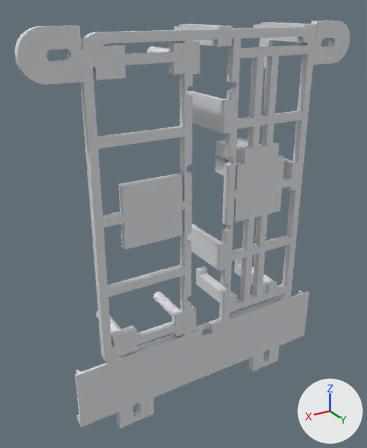
The glTF model exports/lilygo_a7670_simhat_carrier.glb, before and after one commit.
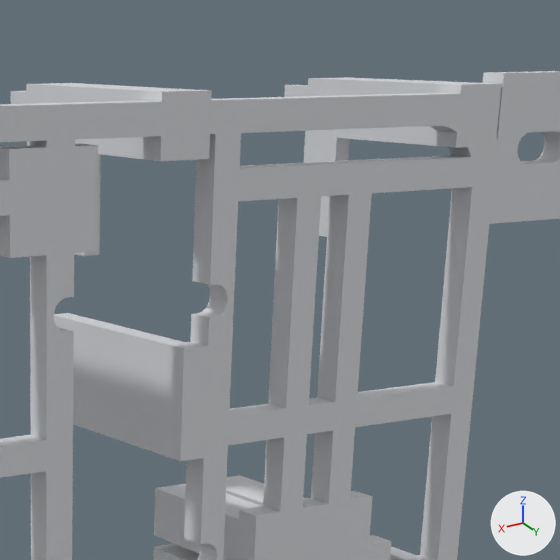
Old and new are each drawn whole from a camera (50 mm lens) standing at (104.0, 153.2, 69.3) and looking at (1.7, -17.2, -16.0) and again close up on the part from 47% to 91% of the width and 0% to 36% of the height. The lights are fixed; the arrows at lower right show +X, +Y and +Z. The last two pictures show the newer version.

The first close-up shows 'carrier_ref'.
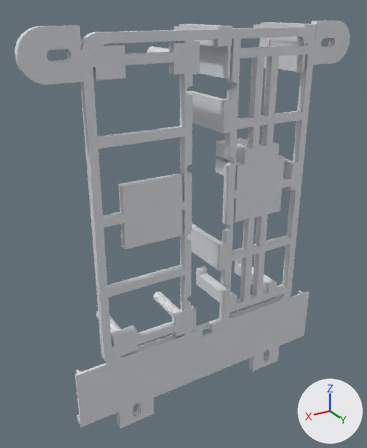
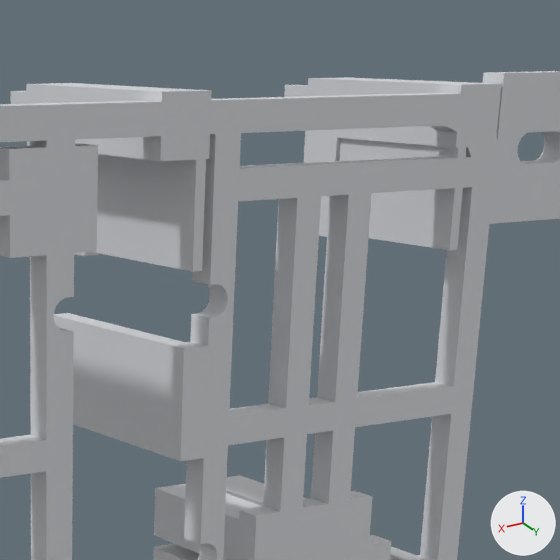
Changed parts and their boxes [x1, y1, x2, y2] in the close-ups (560 x 560 px):
```json
{"part": 1, "of": "me_geometry_0", "change": "added", "after": [240, 133, 472, 250]}
{"part": 2, "of": "me_geometry_0", "change": "added", "after": [74, 134, 210, 272]}
```

Edits to the scene script, one JSON object a line:
```json
{"block": "me_geometry_0", "where": "# used by ob_carrier_ref; location = (0.0, 0.0, 0.0)"}
{"op": "remove", "block": "me_geometry_0", "code": "me_geometry_0.from_pydata(...)  # 5210 vertices, 10528 faces; spans x -66.0..67.0, y -33.0..0.0, z -94.0..64.0"}
{"op": "add", "block": "me_geometry_0", "code": "me_geometry_0.from_pydata(...)  # 5234 vertices, 10580 faces; spans x -66.0..67.0, y -33.0..0.0, z -94.0..64.0"}
{"block": "me_geometry_0", "change": "me_geometry_0 part 1: 16 vertices added at x -43.0..-42.0, y -20.0..0.0, z 45.0..56.0"}
{"block": "me_geometry_0", "change": "me_geometry_0 part 2: 8 vertices added at x -7.0..-6.0, y -20.0..0.0, z 45.0..56.0"}
```
